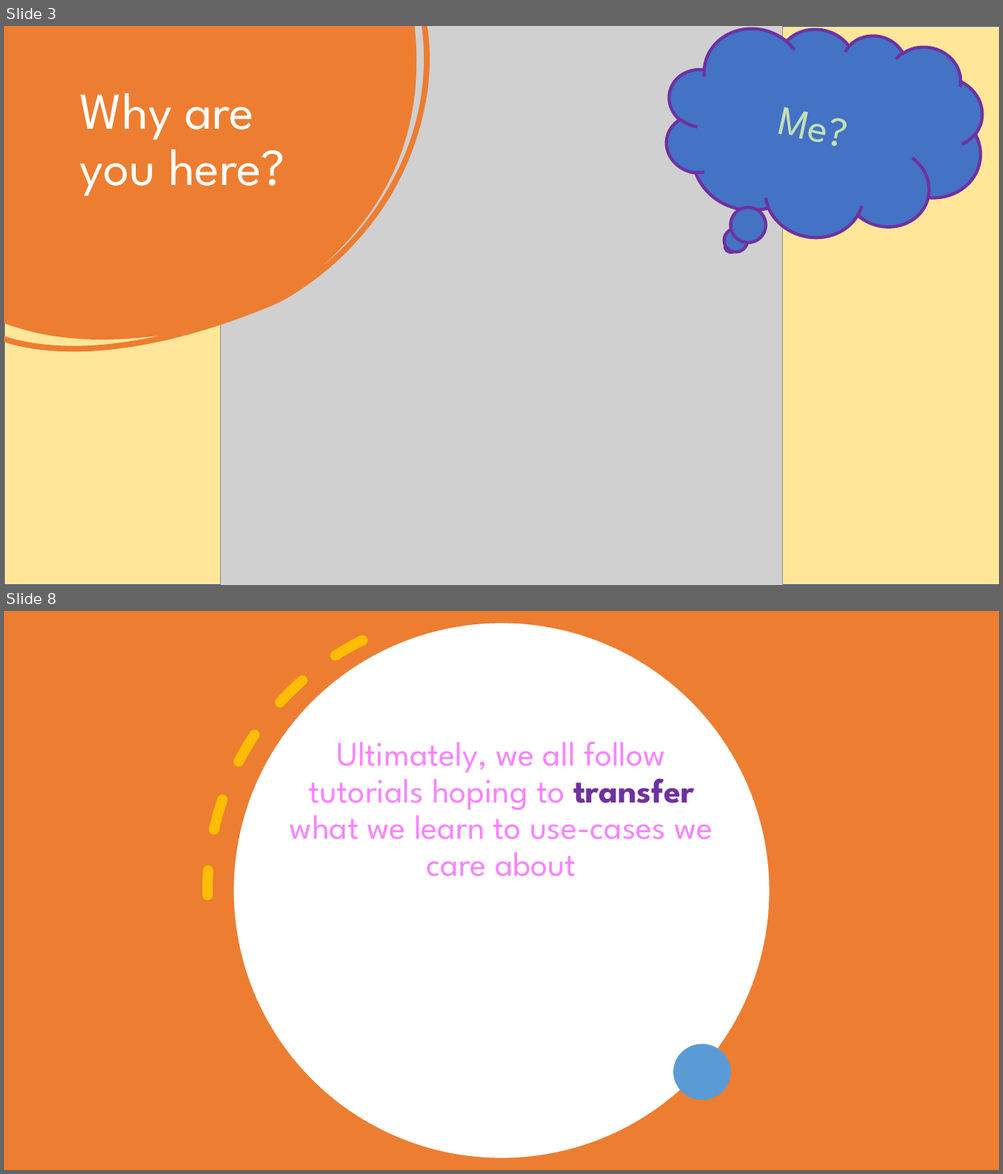
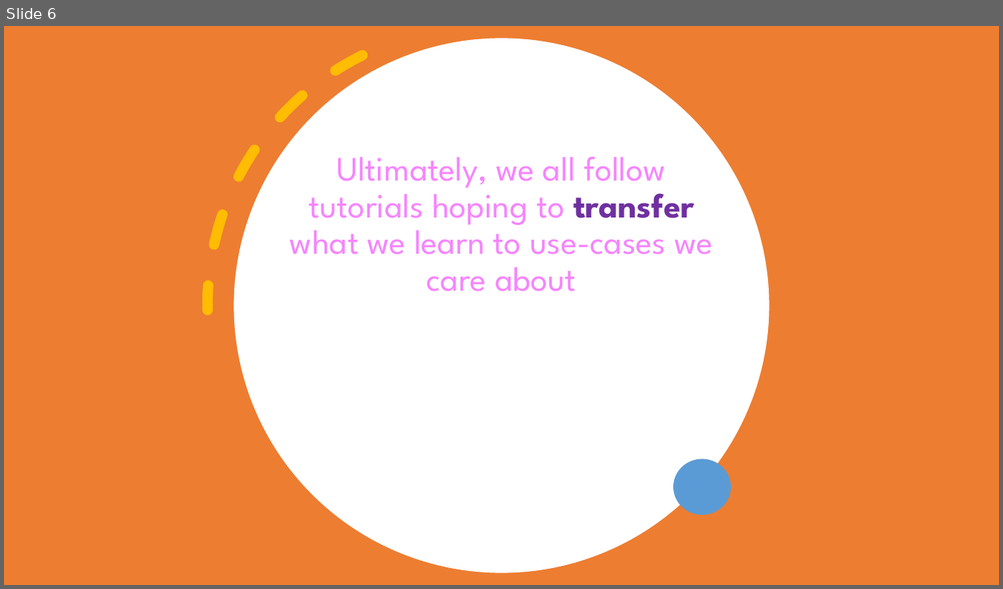
Before and after one commit to danasaur/bert, a slide deck: bert-fine-tuning.pptx. Shown one above the other, each under a label of ours: slides 3 and 8 before the commit, slide 6 after it; the slides between them are not shown. The pictures are 1003x1174 and 1003x589 pixels, drawn with LibreOffice and Linux fonts; fonts in the diff are those of the drawing; grey boxes stand for pictures. Boxes give left, top, right and bottom in pixels: in the first picture for what was removed or moved away, otherwise in the second. Text is boxed around its words. In the diff, an @@ line names an element or a change of style, - is before the commit and + after.

```diff
--- a/bert-fine-tuning.pptx
+++ b/bert-fine-tuning.pptx
@@ slide 3 removed at (4,26,999,585), background #FFFFFF @@
@@ rectangle removed at (4,26,999,585) @@
@@ freeform shape removed at (4,26,430,352) @@
@@ picture removed at (220,26,783,585) @@
@@ thought cloud removed at (646,26,999,269) @@
-Me?
@@ title removed at (79,93,285,196) @@
-Why are you here?
@@ what was slide 8 is now slide 6 @@
```
Also in this commit, not shown: 6 slides changed, 1 other slide removed.
